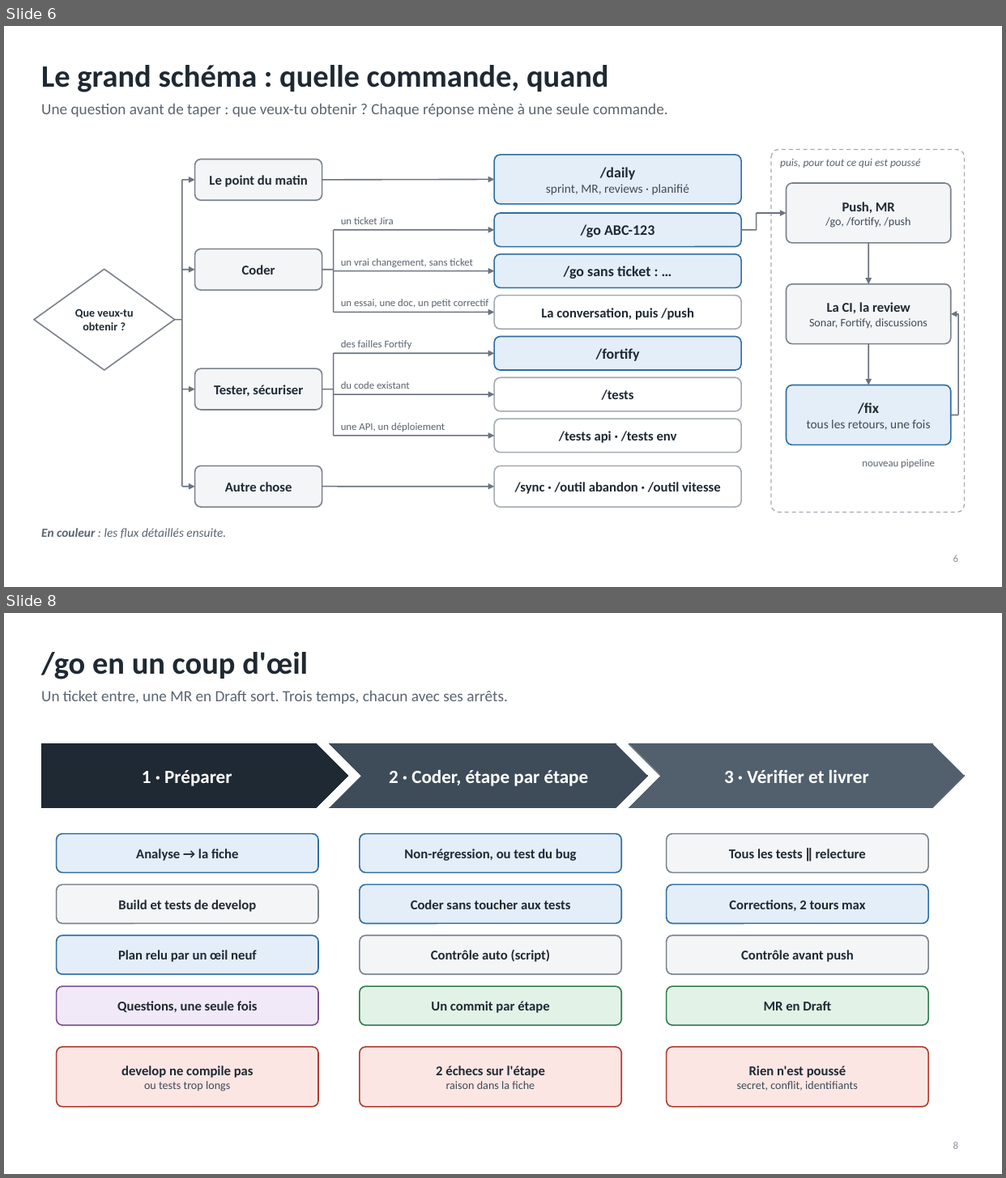
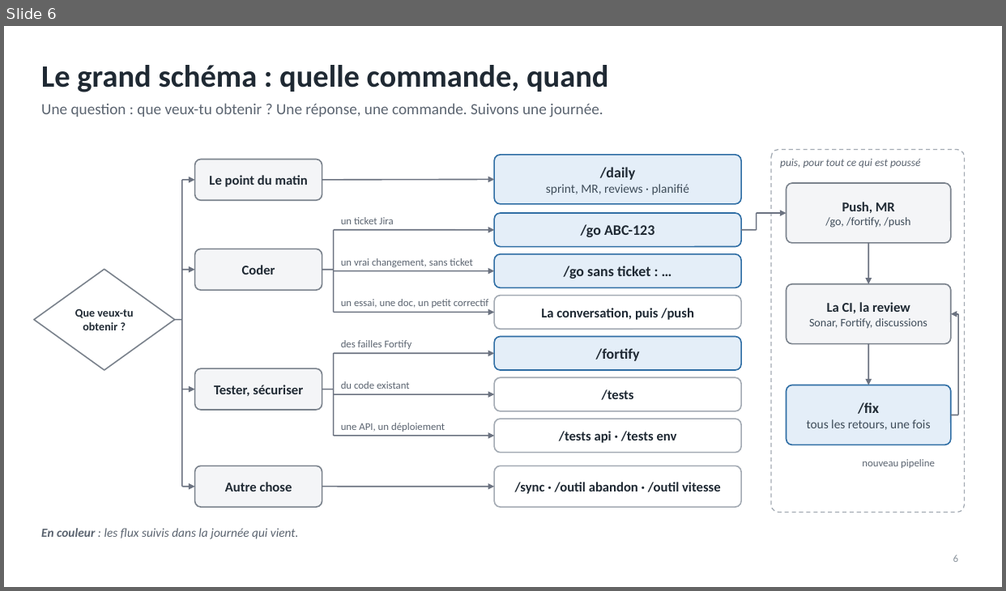
Before and after one commit to RabieDerouiche/OpenRDCode, a slide deck: opencode-v2/docs/presentation-tech-leads.pptx. Shown one above the other, each under a label of ours: slides 6 and 8 before the commit, slide 6 after it; the slides between them are not shown. The pictures are 1006x1178 and 1006x591 pixels, drawn with LibreOffice and Linux fonts; fonts in the diff are those of the drawing. Boxes give left, top, right and bottom in pixels: in the first picture for what was removed or moved away, otherwise in the second. Text is boxed around its words. In the diff, an @@ line names an element or a change of style, - is before the commit and + after.

```diff
--- a/opencode-v2/docs/presentation-tech-leads.pptx
+++ b/opencode-v2/docs/presentation-tech-leads.pptx
@@ slide 8 removed at (4,613,1002,1174), background #FFFFFF @@
@@ title removed at (41,652,308,679) @@
-/go en un coup d'œil
@@ text removed at (41,690,508,704) @@
-Un ticket entre, une MR en Draft sort. Trois temps, chacun avec ses arrêts.
@@ pentagon arrow removed at (41,744,348,807) @@
-1 · Préparer
@@ chevron removed at (330,744,648,807) @@
-2 · Coder, étape par étape
@@ chevron removed at (629,744,965,807) @@
-3 · Vérifier et livrer
@@ rounded rectangle removed at (57,834,318,873) @@
-Analyse → la fiche
@@ rounded rectangle removed at (360,834,621,873) @@
-Non-régression, ou test du bug
@@ rounded rectangle removed at (667,834,928,873) @@
-Tous les tests ∥ relecture
@@ rounded rectangle removed at (57,884,318,924) @@
-Build et tests de develop
@@ rounded rectangle removed at (360,884,621,924) @@
-Coder sans toucher aux tests
@@ rounded rectangle removed at (667,884,928,924) @@
-Corrections, 2 tours max
@@ rounded rectangle removed at (57,935,318,974) @@
-Plan relu par un œil neuf
@@ rounded rectangle removed at (360,935,621,974) @@
-Contrôle auto (script)
@@ rounded rectangle removed at (667,935,928,974) @@
-Contrôle avant push
@@ rounded rectangle removed at (57,986,318,1025) @@
-Questions, une seule fois
@@ rounded rectangle removed at (360,986,621,1025) @@
-Un commit par étape
@@ rounded rectangle removed at (667,986,928,1025) @@
-MR en Draft
@@ rounded rectangle removed at (57,1047,318,1107) @@
-develop ne compile pas
-ou tests trop longs
@@ rounded rectangle removed at (360,1047,621,1107) @@
-2 échecs sur l'étape
-raison dans la fiche
@@ rounded rectangle removed at (667,1047,928,1107) @@
-Rien n'est poussé
-secret, conflit, identifiants
@@ page number removed at (953,1142,958,1149) @@
-8
@@ slide 6 changed as well @@
@@ text at (41,103,603,118): text changed @@
-Une question avant de taper : que veux-tu obtenir ? Chaque réponse mène à une seule commande.
+Une question : que veux-tu obtenir ? Une réponse, une commande. Suivons une journée.
@@ text at (41,528,298,540): text changed @@
-En couleur : les flux détaillés ensuite.
+En couleur : les flux suivis dans la journée qui vient.
```
Also in this commit, not shown: 8 other slides changed, 4 slides added, 3 other slides removed, 3 other files.
